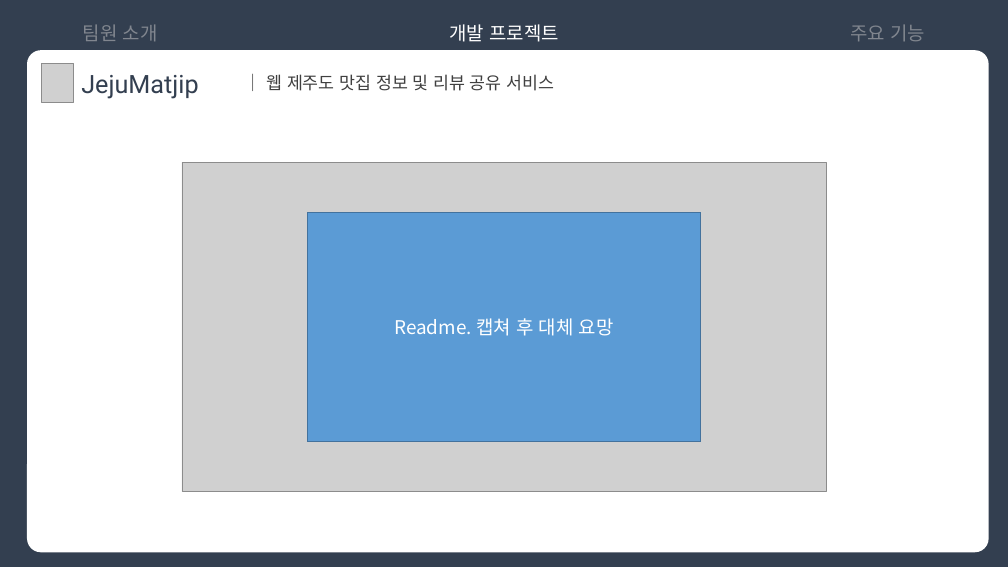
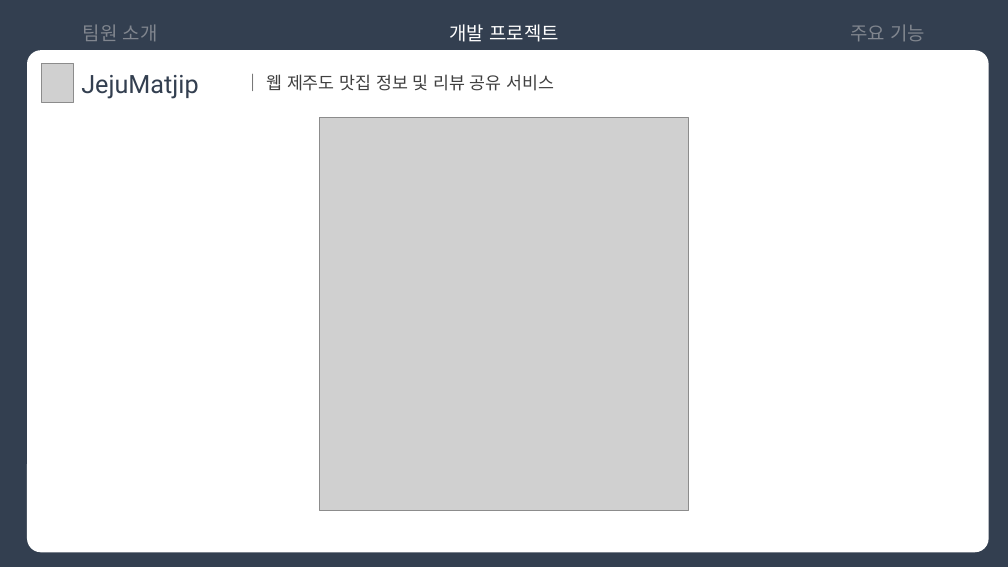
Before and after one commit to tylercho701/pro05, a slide deck: slide 4 of included/JejuMatjipProject.pptx. Drawn at 1008x567 pixels with LibreOffice and Linux fonts; fonts in the diff are those of the drawing; grey boxes stand for pictures. Boxes give left, top, right and bottom in pixels: in the first picture for what was removed or moved away, otherwise in the second. Text is boxed around its words. In the diff, an @@ line names an element or a change of style, - is before the commit and + after.

```diff
--- a/included/JejuMatjipProject.pptx
+++ b/included/JejuMatjipProject.pptx
@@ picture: place and size @@
-picture at (182, 163, 827, 492)
+picture at (320, 118, 689, 511)
@@ rectangle removed at (307, 212, 701, 442) @@
-Readme. 캡쳐 후 대체 요망
```
Also in this commit, not shown: 1 other slide changed, 4 other files.
